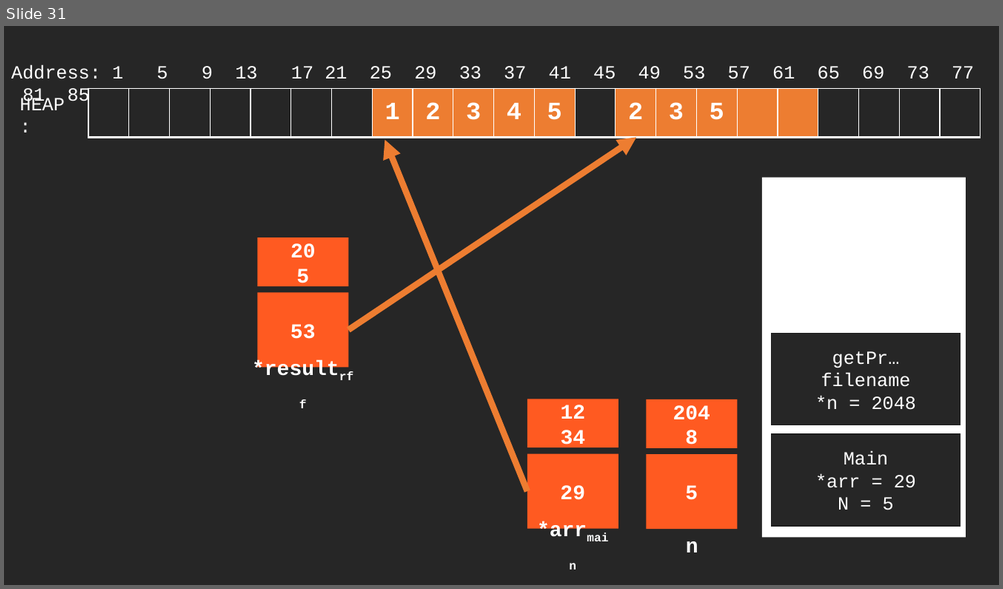
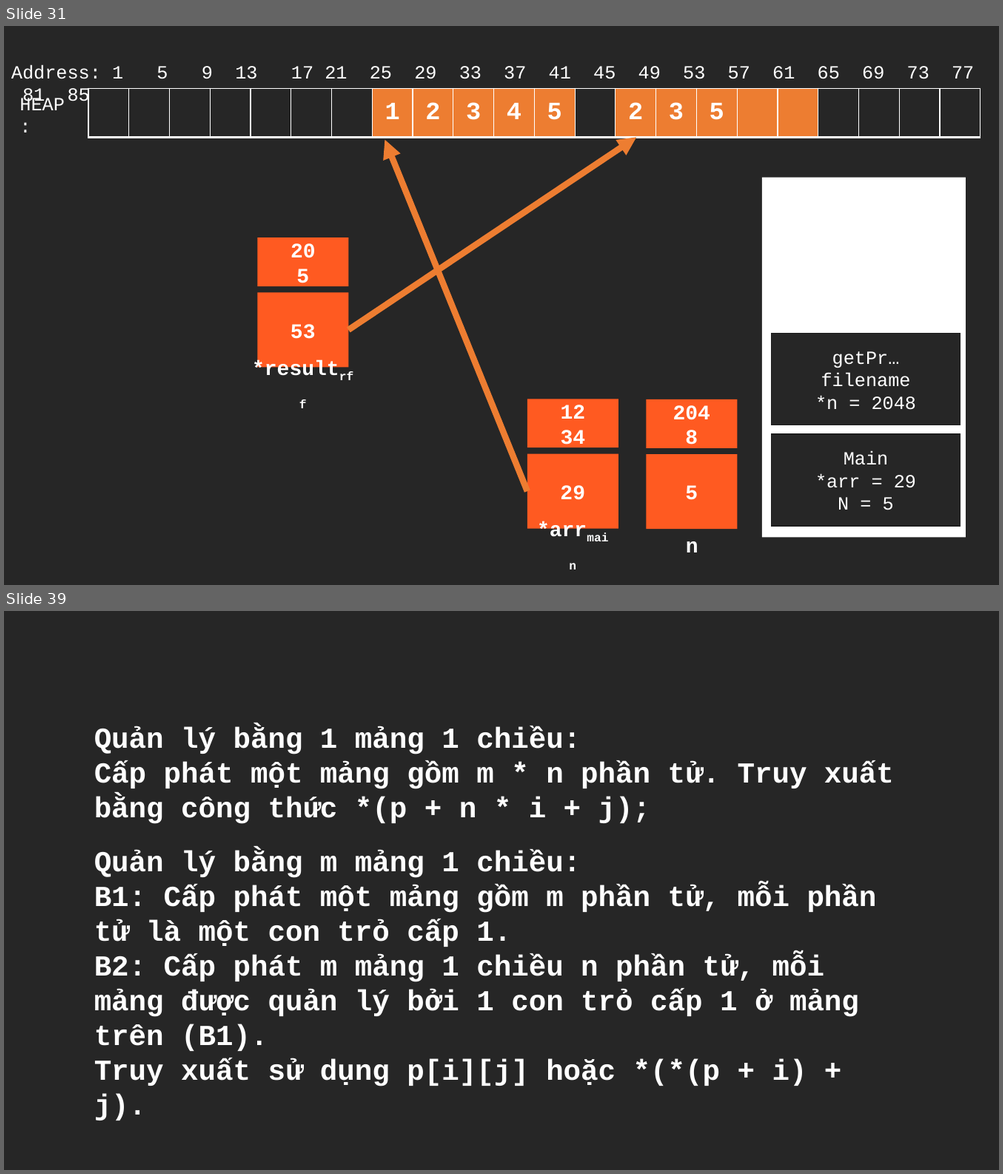
Before and after one commit to lovinh/Programming-Techniques, a slide deck: Presentations/Pointer.pptx. Shown one above the other, each under a label of ours: slide 31 before the commit, slides 31 and 39 after it; the slides between them are not shown. The pictures are 1003x589 and 1003x1174 pixels, drawn with LibreOffice and Linux fonts; fonts in the diff are those of the drawing. Boxes give left, top, right and bottom in pixels: in the first picture for what was removed or moved away, otherwise in the second. Text is boxed around its words. In the diff, an @@ line names an element or a change of style, - is before the commit and + after.

```diff
--- a/Presentations/Pointer.pptx
+++ b/Presentations/Pointer.pptx
@@ slide 39 added at box(4, 611, 999, 1170), background #262626 @@
@@ text added at box(94, 727, 893, 1121), 28 pt, text #FFFFFF, bold @@
+Quản lý bằng 1 mảng 1 chiều:
+Cấp phát một mảng gồm m * n phần tử. Truy xuất bằng công thức *(p + n * i + j);
+Quản lý bằng m mảng 1 chiều:
+B1: Cấp phát một mảng gồm m phần tử, mỗi phần tử là một con trỏ cấp 1.
+B2: Cấp phát m mảng 1 chiều n phần tử, mỗi mảng được quản lý bởi 1 con trỏ cấp 1 ở mảng trên (B1).
+Truy xuất sử dụng p[i][j] hoặc *(*(p + i) + j).
```
Also in this commit, not shown: 7 other slides added, 26 other files.
